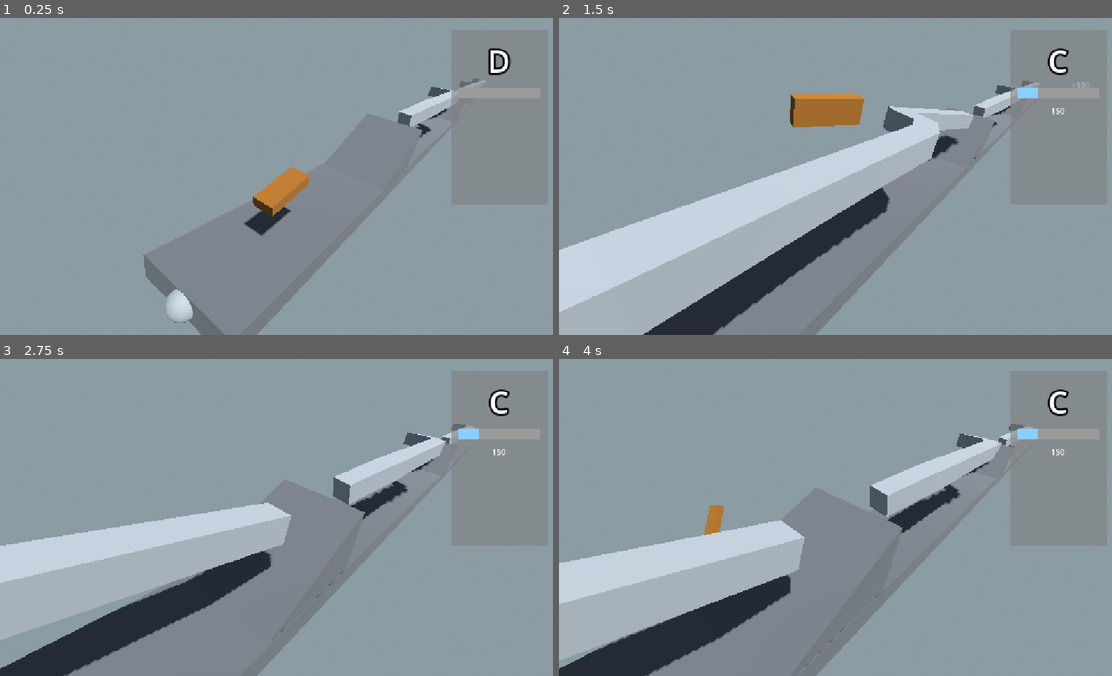
Above: before the commit, frames 1-4 (two rows, left to right).
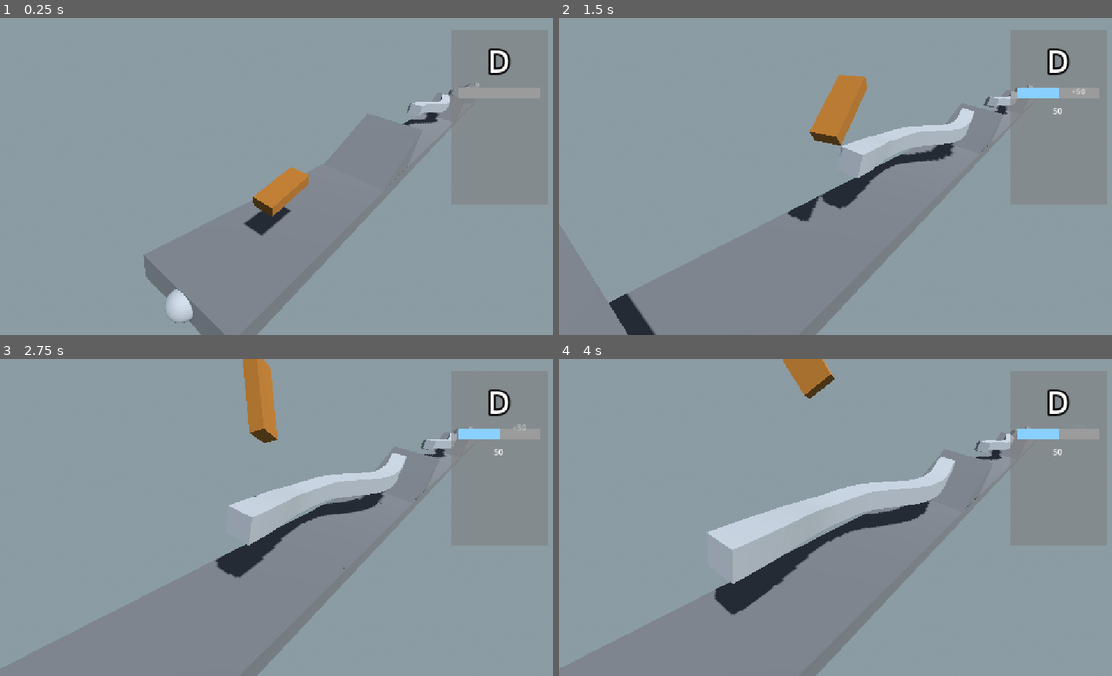
Above: after the commit, the same moments.

Repository: SlyZ1/ludum60
Game: Godot game, scene res://scenes/skate_prototype.tscn
Two runs of this game, one before a commit and one after it. Both use one fixed random seed, a clock stepped at 60 frames per second and the inputs below.
Inputs:
- Up to frame 1 (0.25 s): no input
- Up to frame 2 (1.5 s): hold F (F) 0.53-1.28 s; tap B (B) at 1.35 s
- Up to frame 3 (2.75 s): tap F (F) at 1.55 s; hold F (F) from 2.03 s (still down)
- Up to frame 4 (4 s): release F (F) at 2.78 s; tap H (H) at 2.85 s; tap F (F) at 3.05, 3.8 s; hold Y (Y) from 3.53 s (still down)

The runs differ from the first frame. In frame 1, 0.7% of the frame differs, in the area x 71-88%, y 19-38%; in frame 2, 25%, in the area x 0-96%, y 9-100%; in frame 3, 20%; in frame 4, 19%.

Commit message:
Smooth rails

Diff:
--- a/scripts/skate_orientation.gd
+++ b/scripts/skate_orientation.gd
@@ -234,6 +234,7 @@
 	if current_rail and not prev_rail:
 		on_rail.emit()
 	if not current_rail and prev_rail:
+		if impulsed_timer < 0: reset_velocities()
 		off_rail.emit()
 
 	prev_rail = current_rail
--- a/sections/section_1.tscn
+++ b/sections/section_1.tscn
@@ -20,10 +20,10 @@
 [sub_resource type="Curve3D" id="Curve3D_owgk4"]
 bake_interval = 0.1
 _data = {
-"points": PackedVector3Array(0, 0, 0, 0, 0, 0, -0.11, 0, 0, 0, 0, 0, 7.61, 0, 0, 2.85, 0.85, 0.87, 0, 0, 0, 0, 0, 0, 12.884588, 1.2245231, 1.3343902, 0, 0, 0, 0, 0, 0, 14.650961, 1, -1.0782671, 0, 0, 0, 0, 0, 0, 24.79, 0, 0),
-"tilts": PackedFloat32Array(0, 0, 0, 0, 0)
+"points": PackedVector3Array(0, 0, 0, 2.69, 0, 0, 0.478, 0, 1.75, -2.4112964, -0.07074714, -0.19242859, 2.4112964, 0.07074714, 0.19242859, 6.849193, -0.87105775, 0.7484746, -2.5725422, 0.006566763, -1.0360682, 2.5725422, -0.006566763, 1.0360682, 11.535164, -0.67844725, 2.405272, -1.78, 0, 0, 1.5, 0, 0, 17.185347, -0.055283308, 2.4766471),
+"tilts": PackedFloat32Array(0, 0, 0, 0)
 }
-point_count = 5
+point_count = 4
 
 [node name="StraightBase" type="MeshInstance3D" unique_id=1808011952 node_paths=PackedStringArray("snap_back", "snap_front", "rails")]
 mesh = SubResource("BoxMesh_tnd71")
@@ -57,15 +57,15 @@
 shape = SubResource("ConcavePolygonShape3D_6lcmb")
 
 [node name="Path3D" type="Path3D" parent="." unique_id=1338862334]
-transform = Transform3D(1, 0, 0, 0, 1, 0, 0, 0, 1, 3.930758, 4.2532463, 0)
+transform = Transform3D(0.9996106, -0.0012133142, 0.02787748, 0.00105768, 0.9999838, 0.00559704, -0.027883817, -0.005565376, 0.9995957, 9.953455, 4.446102, -1.979749)
 curve = SubResource("Curve3D_owgk4")
 
 [node name="CSGPolygon3D" type="CSGPolygon3D" parent="Path3D" unique_id=1673787713]
-transform = Transform3D(1, 0, 0, 0, 1, 0, 0, 0, 1, -0.098, -1.317, 0)
+transform = Transform3D(0.99999964, -1.4551915e-10, 1.8626451e-09, -2.910383e-10, 0.99999964, 0, -1.1175871e-08, -2.3283064e-09, 0.99999964, -0.08156562, -1.727104, -0.60720086)
 mode = 2
 path_node = NodePath("..")
 path_interval_type = 1
-path_interval = 0.17
+path_interval = 0.09
 path_simplify_angle = 0.0
 path_rotation = 1
 path_rotation_accurate = false
